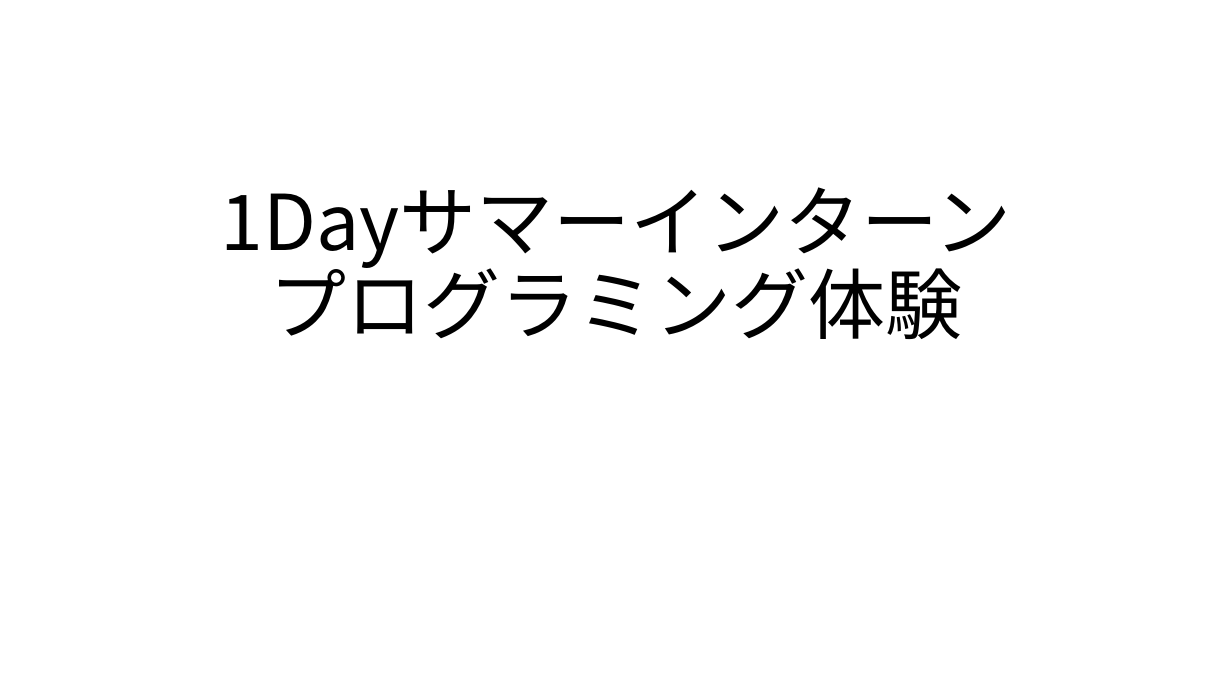
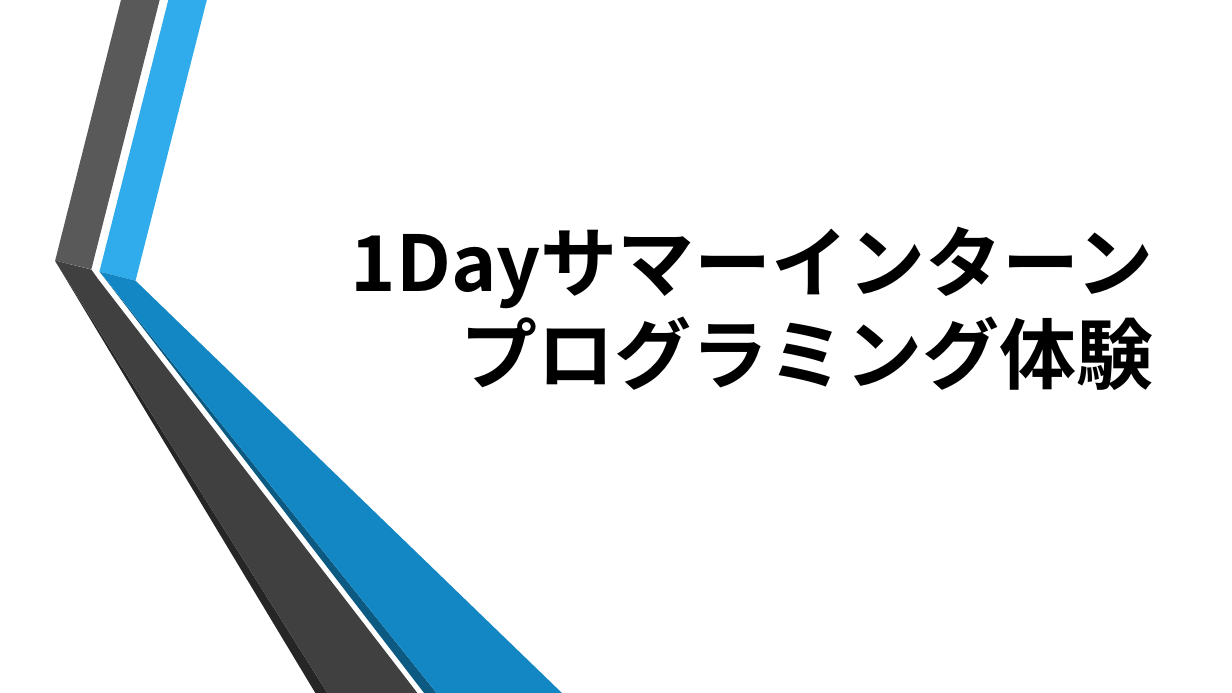
Before and after one commit to ColorSchemeSystem/1DaySummerIntern, a slide deck: slide 1 of 1day.pptx. Drawn at 1232x693 pixels with LibreOffice and Linux fonts; fonts in the diff are those of the drawing; background and template pictures are left out. Boxes give left, top, right and bottom in pixels: in the first picture for what was removed or moved away, otherwise in the second. Text is boxed around its words. In the diff, an @@ line names an element or a change of style, - is before the commit and + after.

Commit message:
パワーポイントの更新

```diff
--- a/1day.pptx
+++ b/1day.pptx
@@ title "1Dayサマーインターン プログラミング体験": place and size @@
-title "1Dayサマーインターン プログラミング体験" at (220,187,1011,339)
+title "1Dayサマーインターン プログラミング体験" at (351,226,1153,390)
@@ title "1Dayサマーインターン プログラミング体験" at (351,226,1153,390): bold on; alignment centre to right; line spacing 0.9 to 1 @@
@@ group added at (55,0,563,693): 6 freeform shapes @@
```
Also in this commit, not shown: 9 other slides changed, 10 slides added, 3 slides removed.
